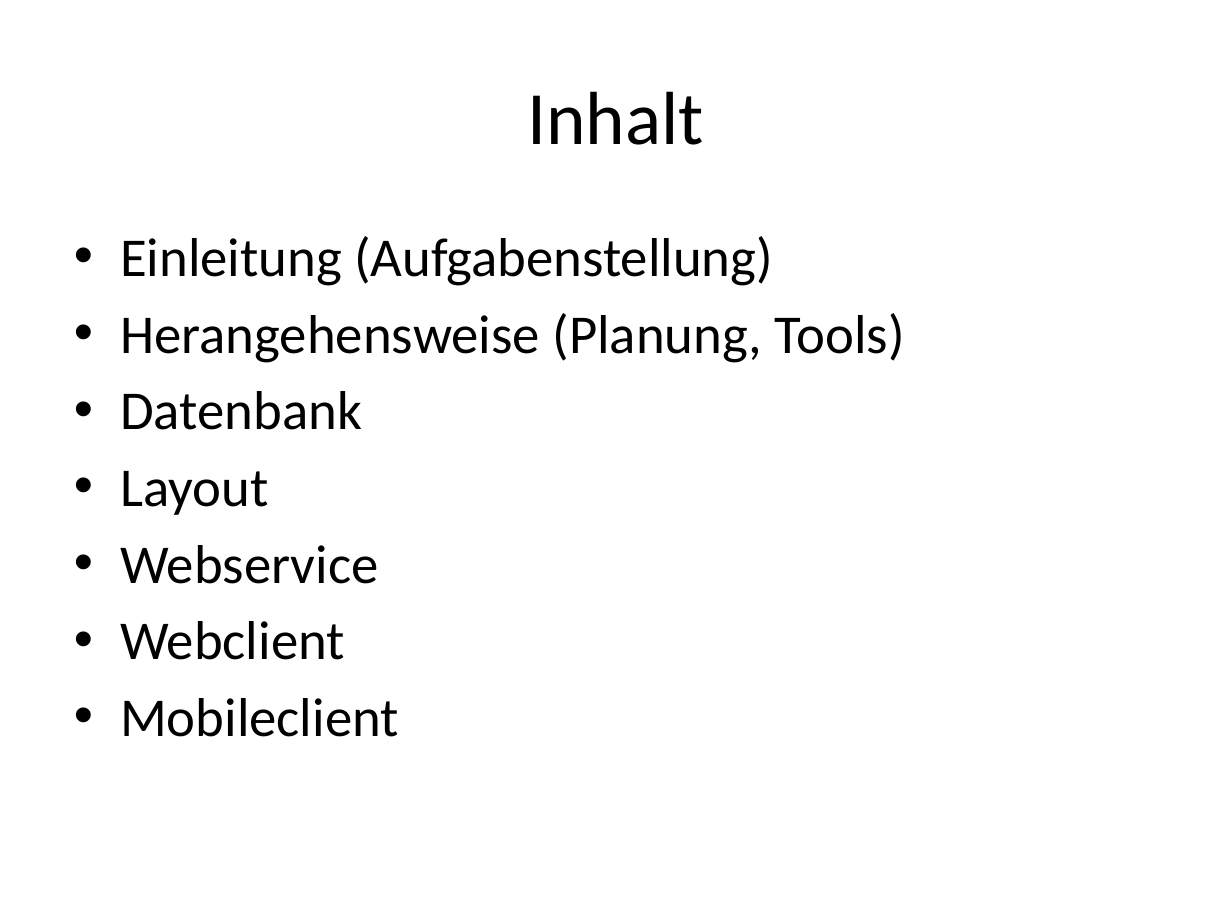
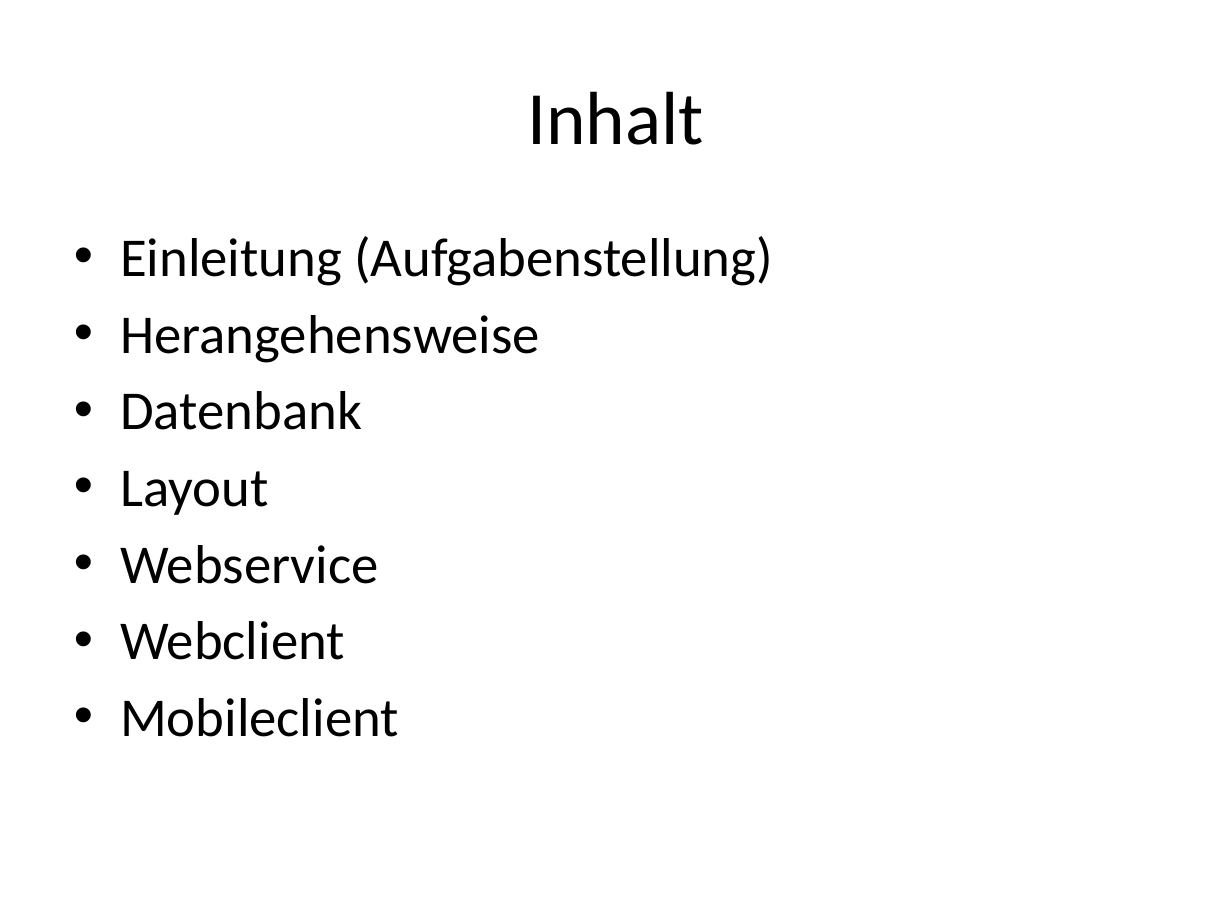
Before and after one commit to patpiech88/SportfreundeRFH, a slide deck: slide 2 of Dokumentation/SportfreundeRFH.pptx. Drawn at 1232x924 pixels with LibreOffice and Linux fonts; fonts in the diff are those of the drawing. Boxes give left, top, right and bottom in pixels: in the first picture for what was removed or moved away, otherwise in the second. Text is boxed around its words. In the diff, an @@ line names an element or a change of style, - is before the commit and + after.

```diff
--- a/Dokumentation/SportfreundeRFH.pptx
+++ b/Dokumentation/SportfreundeRFH.pptx
@@ text at box(120, 315, 540, 363): text changed @@
-• Herangehensweise (Planung, Tools)
+• Herangehensweise
```
Also in this commit, not shown: 4 other slides changed, 9 slides added, 6 slides removed.
